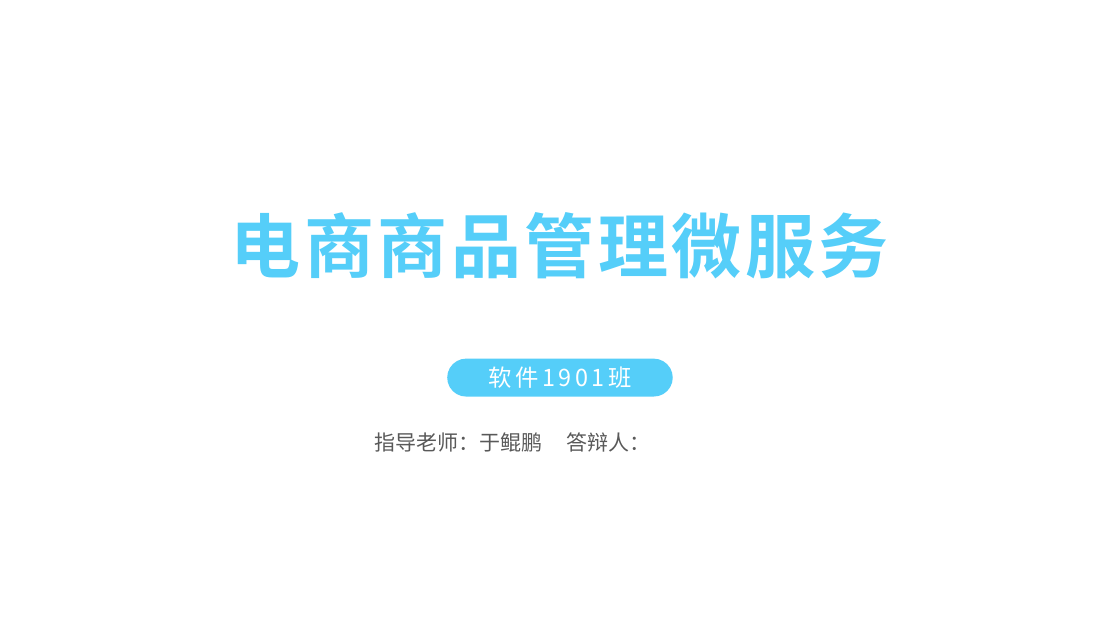
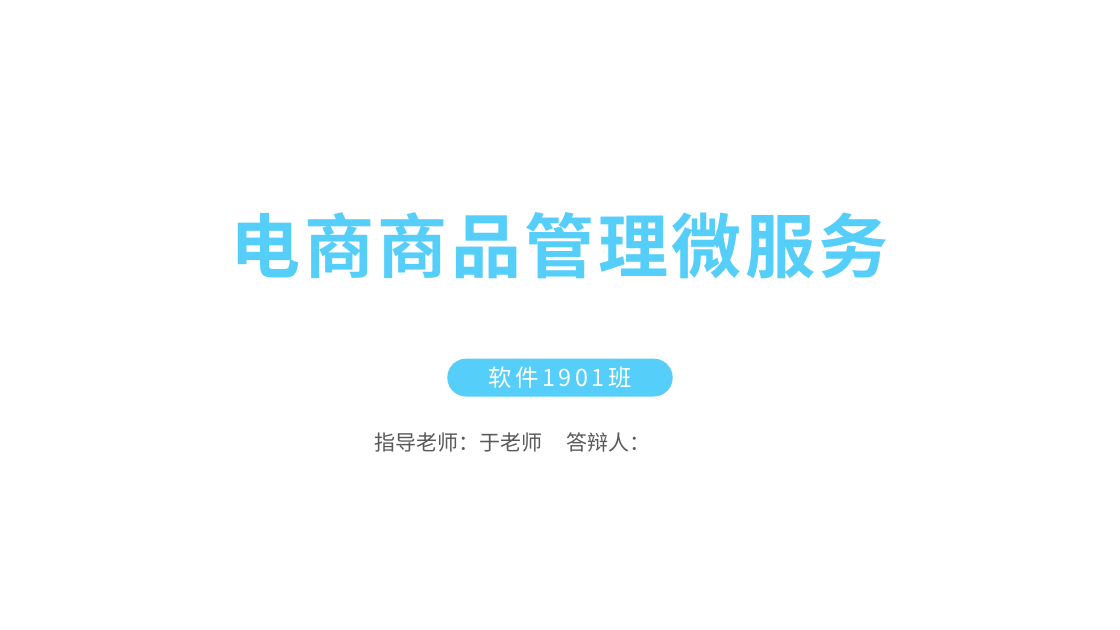
Before and after one commit to WLHSDXN/Project, a slide deck: slide 1 of Spring Cloud Assignment/电商商品管理微服务.pptx. Drawn at 1120x630 pixels with LibreOffice and Linux fonts; fonts in the diff are those of the drawing; background and template pictures are left out. Boxes give left, top, right and bottom in pixels: in the first picture for what was removed or moved away, otherwise in the second. Text is boxed around its words. In the diff, an @@ line names an element or a change of style, - is before the commit and + after.

```diff
--- a/Spring Cloud Assignment/电商商品管理微服务.pptx
+++ b/Spring Cloud Assignment/电商商品管理微服务.pptx
@@ text at box(375, 432, 650, 452): text changed @@
-指导老师：于鲲鹏 答辩人：
+指导老师：于老师 答辩人：
```
Also in this commit, not shown: 7 other files.
